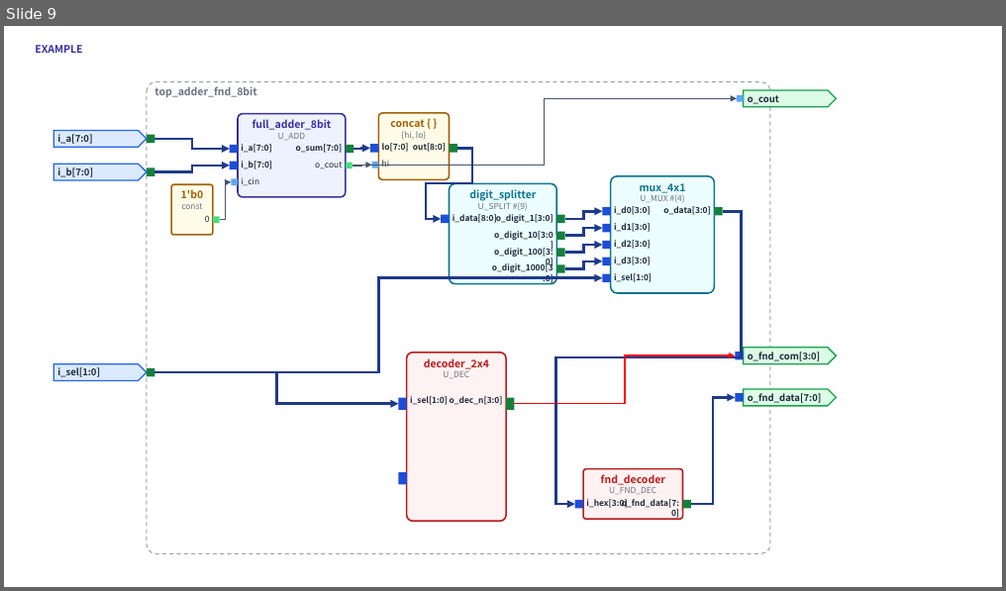
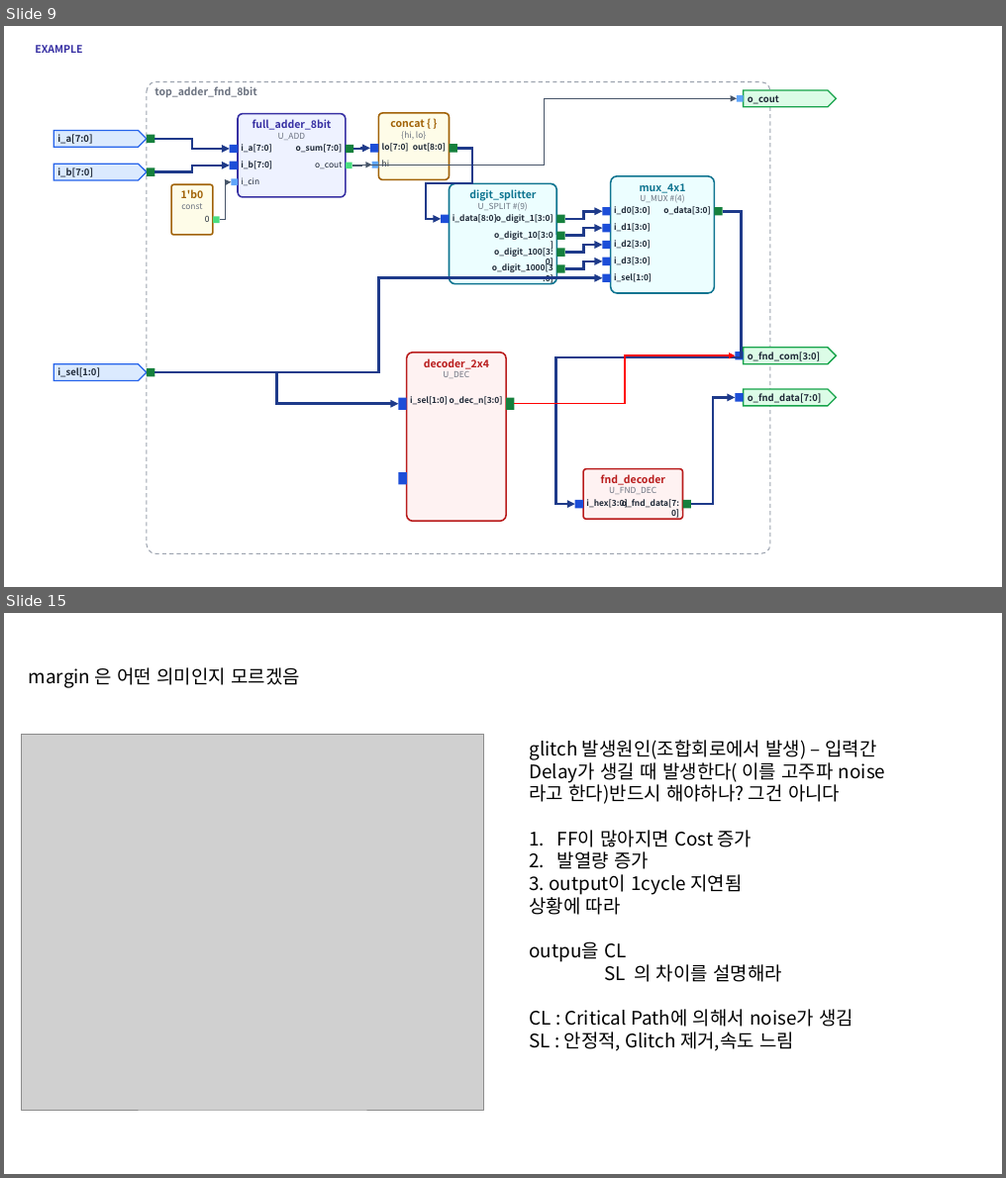
Before and after one commit to kimsacademy1234-max/System_Verilog, a slide deck: vfile/inform_module/module_library.pptx. Shown one above the other, each under a label of ours: slide 9 before the commit, slides 9 and 15 after it; the slides between them are not shown. The pictures are 1006x591 and 1006x1178 pixels, drawn with LibreOffice and Linux fonts; fonts in the diff are those of the drawing; grey boxes stand for pictures. Boxes give left, top, right and bottom in pixels: in the first picture for what was removed or moved away, otherwise in the second. Text is boxed around its words. In the diff, an @@ line names an element or a change of style, - is before the commit and + after.

```diff
--- a/vfile/inform_module/module_library.pptx
+++ b/vfile/inform_module/module_library.pptx
@@ slide 15 added at (4, 613, 1002, 1174), background #FFFFFF @@
@@ text added at (29, 667, 300, 688), 18 pt, text #000000 @@
+margin 은 어떤 의미인지 모르겠음
@@ picture added at (21, 734, 484, 1110) @@
@@ text added at (530, 740, 876, 1052), 18 pt, text #000000 @@
+glitch 발생원인(조합회로에서 발생) – 입력간 Delay가 생길 때 발생한다( 이를 고주파 noise라고 한다)반드시 해야하나? 그건 아니다
+1. FF이 많아지면 Cost 증가
+2. 발열량 증가
+3. output이 1cycle 지연됨
+상황에 따라
+outpu을 CL
+SL 의 차이를 설명해라
+CL : Critical Path에 의해서 noise가 생김
+SL : 안정적, Glitch 제거,속도 느림
```
Also in this commit, not shown: 9 other slides added, 13 other files.
